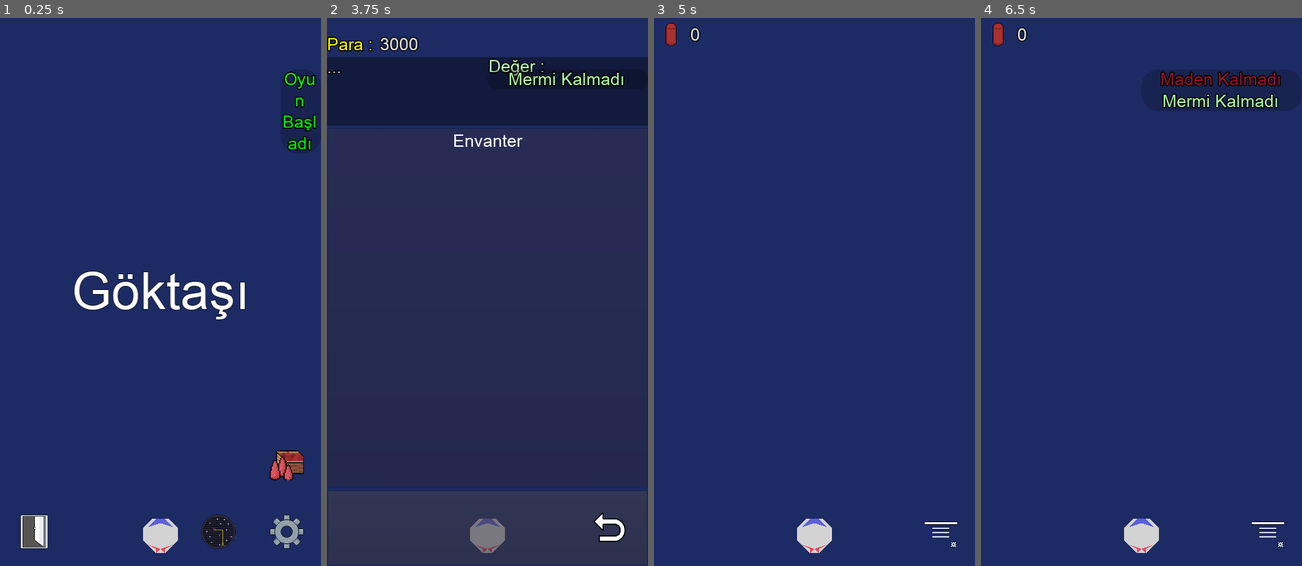
Above: before the commit, frames 1-4 (left to right).
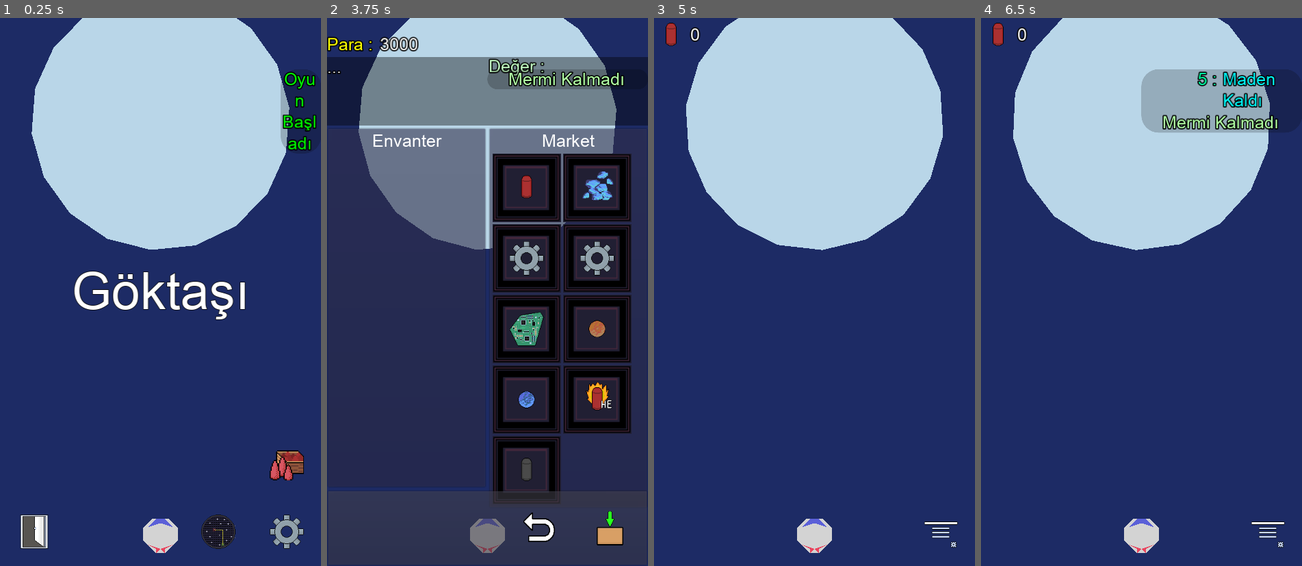
Above: after the commit, the same moments.

Repository: UmutSanci01/Goktasi-2
Game: Godot game, scene res://Main/Main.tscn
Two runs of this game, one before a commit and one after it. Both use one fixed random seed, a clock stepped at 60 frames per second and the inputs below. The engine's default icon, where the game draws it, is replaced by a stand-in: a white triangle on a blue panel in a dark square.
Inputs (mouse positions are in pixels of both pictures, inside the frame that each line leads up to; where the layout moved, square brackets give the same spot in the first picture):
- Up to frame 1 (0.25 s): no input
- Up to frame 2 (3.75 s): click (487, 292) at 0.5 s; tap Enter at 1.25 s; move the mouse to (558, 264) at 1.27 s; hold Right (ui_right) 1.28-2 s; tap P at 1.35 s; click (558, 264) at 1.42 s; tap Space (ui_select) at 1.52 s; click "Menu" at 2 s; click (487, 292) at 2.75 s; click "Menu" at 3.5 s
- Up to frame 3 (5 s): click (865, 527) [936, 527] at 4.25 s
- Up to frame 4 (6.5 s): click "Menu" at 5 s; drag from (1077, 319) to (1141, 292) at 5.77 s

The runs differ from the first frame. In frame 1, 28% of the frame differs, in the area x 9-91%, y 0-43%; in frame 2, 47%, in the area x 9-95%, y 0-97%; in frame 3, 28%; in frame 4, 28%.
Error before the commit: Invalid get index 'radius' (on base: 'Nil'). (res://Game/OreDetector.gd:30)

Commit message:
Bug fix. Add TutorialOverlay

Diff:
--- a/GUI/InGame/InGame.gd
+++ b/GUI/InGame/InGame.gd
@@ -37,6 +37,11 @@
 #func _on_GameState_notify():
 #	var mid = get_viewport_rect().get_center() - $OpenInv.rect_size / 2
 #	$OpenInv.rect_global_position = GameState.ship_global_pos + mid
+
+func show():
+	.show()
+
+	# Check tutorial here
 
 func update_container():
 	# Bullet Container
--- a/GUI/Map/Map.gd
+++ b/GUI/Map/Map.gd
@@ -155,6 +155,8 @@
 
 func show():
 	.show()
+
+	TutorialOverlay.tutor_map()
 
 	# The map GUI will not be loaded until the map button is pressed at least once.
 	if not self.is_map_init:
--- a/GUI/Settings/Settings.gd
+++ b/GUI/Settings/Settings.gd
@@ -44,3 +44,7 @@
 func _on_Reset_pressed():
 	Notification.notify(Notification.NotificationTypes.Reset)
 #	GameState.reset_game()
+
+
+func _on_ResetTutor_pressed():
+	Notification.notify(Notification.NotificationTypes.ResetTutor)
--- a/GUI/Settings/Settings.tscn
+++ b/GUI/Settings/Settings.tscn
@@ -19,9 +19,9 @@
 script = ExtResource( 4 )
 
 [node name="Title" type="Label" parent="."]
-margin_top = 210.0
+margin_top = 146.0
 margin_right = 600.0
-margin_bottom = 429.0
+margin_bottom = 365.0
 custom_fonts/font = ExtResource( 2 )
 text = "KEY_SETTINGS"
 align = 1
@@ -29,9 +29,9 @@
 autowrap = true
 
 [node name="LangTR" type="TextureButton" parent="."]
-margin_top = 493.0
+margin_top = 429.0
 margin_right = 600.0
-margin_bottom = 557.0
+margin_bottom = 493.0
 rect_min_size = Vector2( 128, 64 )
 texture_normal = ExtResource( 6 )
 expand = true
@@ -51,10 +51,25 @@
 texture = ExtResource( 7 )
 stretch_mode = 4
 
+[node name="ResetTutor" type="TextureButton" parent="."]
+margin_top = 557.0
+margin_right = 600.0
+margin_bottom = 621.0
+rect_min_size = Vector2( 0, 64 )
+stretch_mode = 3
+
+[node name="Label" type="Label" parent="ResetTutor"]
+anchor_right = 1.0
+anchor_bottom = 1.0
+custom_fonts/font = ExtResource( 1 )
+text = "KEY_RESET_TUTOR"
+align = 1
+valign = 1
+
 [node name="Reset" type="TextureButton" parent="."]
-margin_top = 621.0
+margin_top = 685.0
 margin_right = 600.0
-margin_bottom = 685.0
+margin_bottom = 749.0
 rect_min_size = Vector2( 0, 64 )
 stretch_mode = 3
 
@@ -67,9 +82,9 @@
 valign = 1
 
 [node name="ReturnTitle" type="TextureButton" parent="."]
-margin_top = 749.0
+margin_top = 813.0
 margin_right = 600.0
-margin_bottom = 813.0
+margin_bottom = 877.0
 rect_min_size = Vector2( 0, 64 )
 size_flags_horizontal = 3
 texture_normal = ExtResource( 3 )
@@ -115,6 +130,7 @@
 margin_bottom = 36.0
 
 [connection signal="pressed" from="LangTR" to="LangTR" method="_on_LangTR_pressed"]
+[connection signal="pressed" from="ResetTutor" to="." method="_on_ResetTutor_pressed"]
 [connection signal="pressed" from="Reset" to="." method="_on_Reset_pressed"]
 [connection signal="button_down" from="ReturnTitle" to="." method="_on_ReturnTitle_button_down"]
 [connection signal="change_value" from="SideNum" to="." method="_on_SideNum_change_value"]
--- a/Game/Game.gd
+++ b/Game/Game.gd
@@ -24,6 +24,7 @@
 	Notification.register_observer(self, Notification.NotificationTypes.SupplierBulletDeactive)
 	Notification.register_observer(self, Notification.NotificationTypes.SupplierFuelActive)
 	Notification.register_observer(self, Notification.NotificationTypes.SupplierFuelDeactive)
+	Notification.register_observer(self, Notification.NotificationTypes.ResetTutor)
 
 	get_node("GameArea/CollisionShape2D").shape.extents = OS.get_screen_size()
 
@@ -85,16 +86,14 @@
 			supplier_bullet.disable()
 		else:
 			supplier_bullet.enable()
-#	elif notification_type == Notification.NotificationTypes.SupplierBulletDeactive:
-#		supplier_bullet.disable()
 
 	elif notification_type == Notification.NotificationTypes.SupplierFuelActive:
 		if supplier_fuel.is_active:
 			supplier_fuel.disable()
 		else:
 			supplier_fuel.enable()
-#	elif notification_type == Notification.NotificationTypes.SupplierFuelDeactive:
-#		supplier_fuel.disable()
+	elif notification_type == Notification.NotificationTypes.ResetTutor:
+		TutorialOverlay.reset()
 
 
 func _on_Meteor_destroyed():
--- a/Localization/Localization.csv
+++ b/Localization/Localization.csv
@@ -10,6 +10,7 @@
 KEY_INSUFFICIENT_FUEL_MAP,"Insufficient Fuel","Yetersiz Yakıt"
 KEY_GAME_START,"Game Started","Oyun Başladı"
 KEY_GAME_RESET,"Game Reset","Oyun Sıfırlandı"
+KEY_TUTOR_RESET,"Tutorial Reset","Öğretici Sıfırlandı"
 KEY_SAFE_AREA_ENABLED,"Safe Area Enabled","Guvenli alan etkinlestirildi."
 KEY_NO_ORE_LEFT,"No Ore Left","Maden Kalmadı"
 KEY_ORE_REMAINING,"Ore Remaining","Maden Kaldı"
@@ -28,6 +29,7 @@
 KEY_CONSOLE_INVALID_CMD,"Invalid Command","En son girilen komut yok veya gecersiz."
 KEY_RETURN_MENU,"Return to Menu","Menüye Dön"
 KEY_RESET_DATA,"Reset Data","Veriyi Sıfırla"
+KEY_RESET_TUTOR,"Reset Tutorial","Öğreticiyi Sıfırla"
 KEY_CHANGE_GALAXY_CONFIRM,"Do you want to go to another galaxy?","Başka bir galaksiye gitmek istiyor musun?"
 KEY_OWE_GALAXY,"Game Over","Oyun Bitti"
 KEY_SETTINGS_TITLE,"Settings","Ayarlar"
--- a/Map/Map.gd
+++ b/Map/Map.gd
@@ -58,14 +58,14 @@
 
 #	grid_size = SLOT_NUM
 
-#	if not is_init_grid_size:
-#		initialize()
-#
-#	if not is_init_datas:
-#		init_data()
-#
-#	if not is_init_curr_slot:
-#		init_curr_slot()
+	if not is_init_grid_size:
+		initialize()
+
+	if not is_init_datas:
+		init_data()
+
+	if not is_init_curr_slot:
+		init_curr_slot()
 
 
 func initialize(is_new : bool = false):
--- a/Notification/Notification.gd
+++ b/Notification/Notification.gd
@@ -14,6 +14,7 @@
 	SupplierBulletActive,
 	SupplierBulletDeactive,
 	Reset,
+	ResetTutor,
 	BulletTypeChanged
 }
 
--- /dev/null
+++ b/Tutorial/TutorialOverlay.gd
@@ -0,0 +1,54 @@
+extends CanvasLayer
+
+# APPEND end to the Tutors. Because, maybe index change and save file corruption.
+enum Tutors {
+	MAIN_MENU, INGAME, INVENTORY, MARKET, MAP
+}
+
+var tutorial_progress_temp : Dictionary = {
+    Tutors.MAIN_MENU : false,
+	Tutors.INGAME : false,
+    Tutors.INVENTORY : false,
+    Tutors.MARKET : false,
+    Tutors.MAP : false
+}
+var tutorial_progress : Dictionary = {}
+
+var current_tutor = Tutors.MAIN_MENU
+
+func _ready():
+	add_to_group("save_data")
+
+	tutorial_progress = tutorial_progress_temp.duplicate()
+	load_data()
+
+	hide()
+
+func reset():
+	tutorial_progress = tutorial_progress_temp.duplicate()
+	InfoPanel.add_label("KEY_TUTOR_RESET")
+
+func tutor_map():
+	if tutorial_progress[Tutors.MAP]: return
+	current_tutor = Tutors.MAP
+
+	show()
+
+func _on_ConfirmButton_pressed():
+	match current_tutor:
+		Tutors.MAP:
+			tutorial_progress[Tutors.MAP] = true
+		_:
+			pass
+	hide()
+
+
+func save_data():
+	DataBase.save_data(tutorial_progress, "Tutorial")
+
+func load_data():
+	var data : Dictionary = DataBase.load_data("Tutorial")
+	if not data.empty():
+		tutorial_progress.clear()
+		for key in data.keys():
+			tutorial_progress[int(key)] = data[key]
--- /dev/null
+++ b/Tutorial/TutorialOverlay.tscn
@@ -0,0 +1,28 @@
+[gd_scene load_steps=3 format=2]
+
+[ext_resource path="res://Tutorial/TutorialOverlay.gd" type="Script" id=1]
+[ext_resource path="res://Images/confirm.png" type="Texture" id=2]
+
+[node name="TutorialOverlay" type="CanvasLayer"]
+layer = 6
+script = ExtResource( 1 )
+
+[node name="Control" type="Control" parent="."]
+anchor_right = 1.0
+anchor_bottom = 1.0
+
+[node name="Panel" type="Panel" parent="Control"]
+modulate = Color( 1, 1, 1, 0.588235 )
+anchor_right = 1.0
+anchor_bottom = 1.0
+
+[node name="ConfirmButton" type="TextureButton" parent="Control"]
+anchor_left = 0.918
+anchor_top = 0.943
+anchor_right = 0.918
+anchor_bottom = 0.943
+margin_left = -40.0
+margin_top = -40.0
+texture_normal = ExtResource( 2 )
+
+[connection signal="pressed" from="Control/ConfirmButton" to="." method="_on_ConfirmButton_pressed"]
--- a/data.json
+++ /dev/null
@@ -1 +0,0 @@
-{"radius":64,"side":16}
--- a/project.godot
+++ b/project.godot
@@ -166,11 +166,13 @@
 ConsoleGUI="*res://Console/ConsoleGUI.tscn"
 Notification="*res://Notification/Notification.gd"
 InfoPanel="*res://GUI/InfoPanel/InfoPanel.tscn"
+TutorialOverlay="*res://Tutorial/TutorialOverlay.tscn"
 
 [display]
 
 window/size/width=600
 window/size/height=1024
+window/size/borderless=true
 window/size/fullscreen=true
 window/handheld/orientation="portrait"
 window/stretch/mode="2d"
Binary file added: Images/confirm.png
Not shown, removed: store_inv
